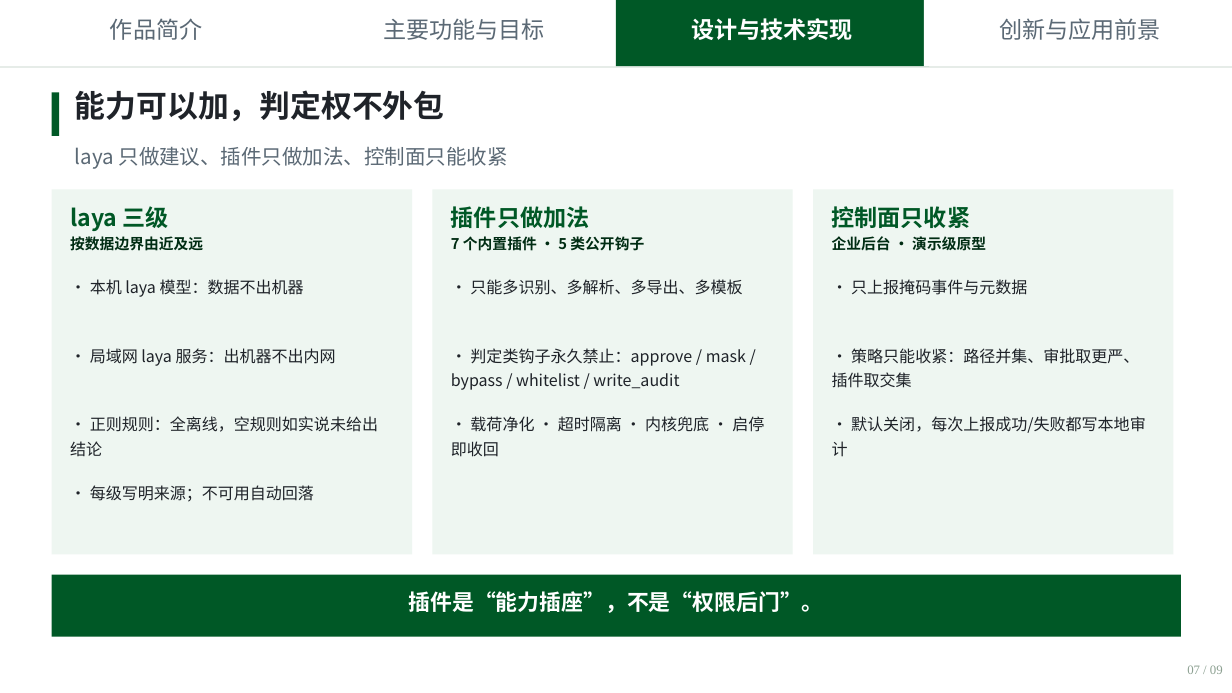
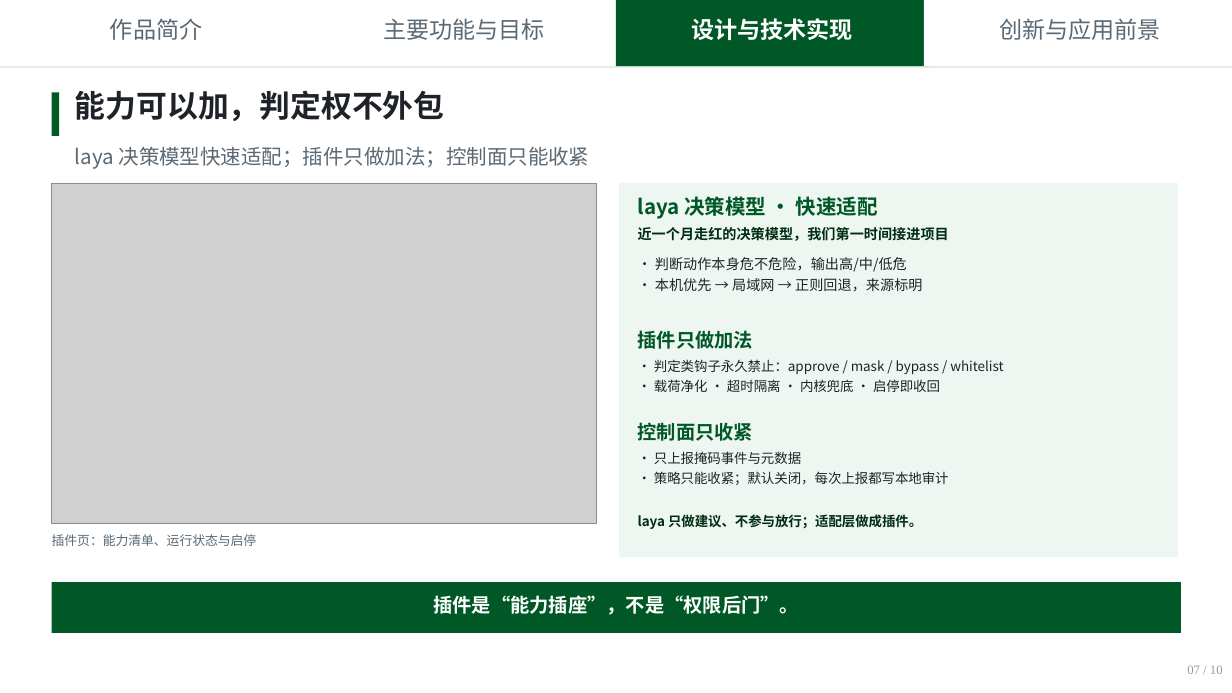
Before and after one commit to Andysun06/yindun-agent, a slide deck: slide 7 of 隐盾安全智能体汇报.pptx. Drawn at 1232x693 pixels with LibreOffice and Linux fonts; fonts in the diff are those of the drawing; grey boxes stand for pictures. Boxes give left, top, right and bottom in pixels: in the first picture for what was removed or moved away, otherwise in the second. Text is boxed around its words. In the diff, an @@ line names an element or a change of style, - is before the commit and + after.

Commit message:
正式答辩PPT：10页、创新拆两页并嵌入真实GIF；laya改为决策模型快速适配；补充创新特写录屏脚本

```diff
--- a/隐盾安全智能体汇报.pptx
+++ b/隐盾安全智能体汇报.pptx
@@ text at box(75, 147, 590, 169): text changed @@
-laya 只做建议、插件只做加法、控制面只能收紧
+laya 决策模型快速适配；插件只做加法；控制面只能收紧
@@ rectangle removed at box(52, 189, 412, 555) @@
@@ picture added at box(52, 183, 597, 524) @@
@@ text removed at box(70, 206, 169, 231) @@
-laya 三级
@@ rectangle removed at box(433, 189, 793, 555) @@
@@ rectangle: place and size @@
-rectangle at box(813, 189, 1174, 555)
+rectangle at box(619, 183, 1178, 557)
@@ text at box(638, 196, 878, 219): text changed; size 12.5 to 16 pt; text colour #1F2329 to #005826; bold on @@
-· 本机 laya 模型：数据不出机器
+laya 决策模型 · 快速适配
@@ text removed at box(70, 236, 203, 251) @@
-按数据边界由近及远
@@ text removed at box(451, 236, 644, 251) @@
-7 个内置插件 · 5 类公开钩子
@@ text added at box(638, 227, 949, 241), 11 pt, text #002C13, bold @@
+近一个月走红的决策模型，我们第一时间接进项目
@@ text removed at box(832, 236, 986, 251) @@
-企业后台 · 演示级原型
@@ text added at box(655, 257, 922, 292), 11 pt, text #1F2329 @@
+· 判断动作本身危不危险，输出高/中/低危
+· 本机优先 → 局域网 → 正则回退，来源标明
@@ text removed at box(851, 279, 1027, 295) @@
-· 只上报掩码事件与元数据
@@ text "插件只做加法": place and size @@
-text "插件只做加法" at box(451, 206, 590, 228)
+text "插件只做加法" at box(638, 330, 753, 349)
@@ text "插件只做加法" at box(638, 330, 753, 349): size 18 to 15 pt @@
@@ text removed at box(90, 348, 336, 366) @@
-· 局域网 laya 服务：出机器不出内网
@@ text removed at box(451, 348, 746, 390) @@
-· 判定类钩子永久禁止：approve / mask / bypass / whitelist / write_audit
@@ text at box(654, 359, 1003, 392): text changed; size 12.5 to 10.5 pt @@
-· 载荷净化 · 超时隔离 · 内核兜底 · 启停即收回
+· 判定类钩子永久禁止：approve / mask / bypass / whitelist
+· 载荷净化 · 超时隔离 · 内核兜底 · 启停即收回
@@ text removed at box(832, 348, 1139, 388) @@
-· 策略只能收紧：路径并集、审批取更严、插件取交集
@@ text removed at box(70, 416, 378, 456) @@
-· 正则规则：全离线，空规则如实说未给出结论
@@ text "控制面只收紧" at box(638, 422, 753, 441): size 18 to 15 pt @@
@@ text "控制面只收紧": place and size @@
-text "控制面只收紧" at box(832, 206, 971, 228)
+text "控制面只收紧" at box(638, 422, 753, 441)
@@ text at box(654, 451, 949, 485): text changed; size 12.5 to 10.5 pt @@
-· 默认关闭，每次上报成功/失败都写本地审计
+· 只上报掩码事件与元数据
+· 策略只能收紧；默认关闭，每次上报都写本地审计
@@ text removed at box(90, 485, 314, 502) @@
-· 每级写明来源；不可用自动回落
@@ text added at box(52, 534, 257, 546), 10 pt, text #5B6975 @@
+插件页：能力清单、运行状态与启停
@@ text at box(638, 514, 922, 529): text changed; size 12.5 to 10.5 pt; text colour #1F2329 to #002C13; bold on @@
-· 只能多识别、多解析、多导出、多模板
+laya 只做建议、不参与放行；适配层做成插件。
@@ text "插件是“能力插座”，不是“权限后门”。" at box(433, 595, 799, 615): size 17 to 15 pt @@
@@ rectangle: place and size @@
-rectangle at box(52, 575, 1181, 637)
+rectangle at box(52, 582, 1181, 633)
@@ text at box(1187, 665, 1223, 674): text changed @@
-07 / 09
+07 / 10
```
Also in this commit, not shown: 5 other slides changed, 2 slides added, 1 slide removed, 9 other files.
